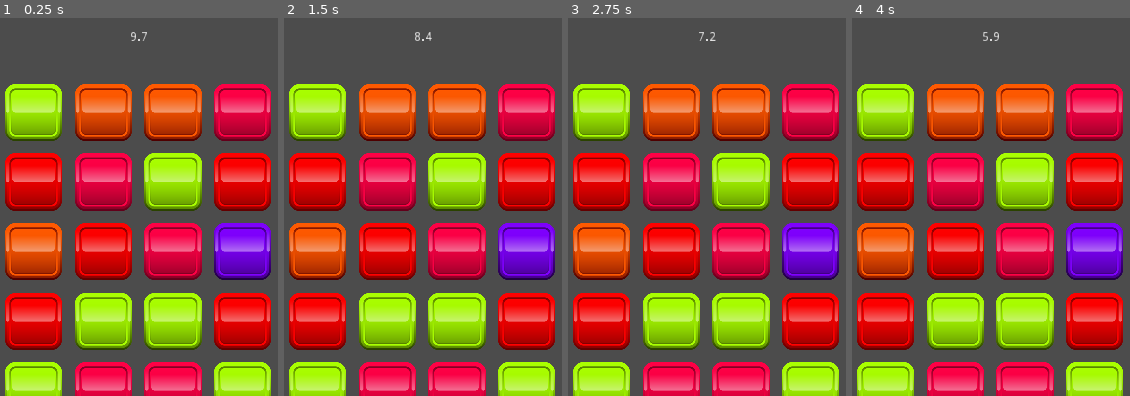
Above: before the commit, frames 1-4 (left to right).
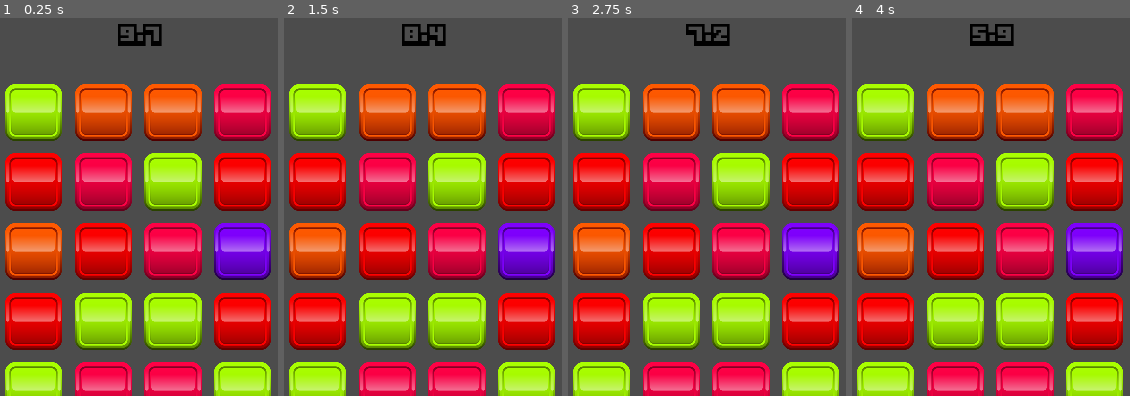
Above: after the commit, the same moments.

Repository: jacob-hart/match-three
Game: Godot game, scene res://scenes/game_window.tscn
Two runs of this game, one before a commit and one after it. Both use one fixed random seed, a clock stepped at 60 frames per second and the inputs below.
Inputs (mouse positions are % of the whole screen's width and height, from its top left):
- Up to frame 1 (0.25 s): no input
- Up to frame 2 (1.5 s): tap Enter at 0.5 s; move the mouse to (74, 45) at 0.52 s; move the mouse to (28, 56) at 1.27 s
- Up to frame 3 (2.75 s): move the mouse to (61, 27) at 2.02 s
- Up to frame 4 (4 s): move the mouse to (45, 71) at 2.77 s; tap Space at 3.5 s; move the mouse to (83, 66) at 3.52 s
The pictures show only the part of the screen within x 25-75%, y 0-50%; the shares and areas given below are measured in that part.

The runs differ from the first frame. In frame 1, 0.6% of the frame differs, in the area x 42-59%, y 1-8%; in frame 2, 0.6%; in frame 3, 0.6%; in frame 4, 0.6%.

Commit message:
Added custom font for UI

Diff:
--- a/scenes/game_window.tscn
+++ b/scenes/game_window.tscn
@@ -1,7 +1,17 @@
-[gd_scene load_steps=3 format=2]
+[gd_scene load_steps=5 format=2]
 
 [ext_resource path="res://scenes/grid.tscn" type="PackedScene" id=1]
 [ext_resource path="res://scenes/game_mode_time_attack.tscn" type="PackedScene" id=2]
+[ext_resource path="res://assets/fonts/boxy-bold.ttf" type="DynamicFontData" id=3]
+
+[sub_resource type="DynamicFont" id=1]
+
+size = 24
+use_mipmaps = false
+use_filter = false
+extra_spacing_char = -2
+font_data = ExtResource( 3 )
+_sections_unfolded = [ "Extra Spacing", "Font", "Settings" ]
 
 [node name="game_window" type="Node2D" index="0"]
 
@@ -69,19 +79,22 @@
 anchor_top = 0.0
 anchor_right = 0.0
 anchor_bottom = 0.0
-margin_top = 37.0
+margin_top = 30.0
 margin_right = 677.0
-margin_bottom = 51.0
+margin_bottom = 57.0
 rect_pivot_offset = Vector2( 0, 0 )
 rect_clip_content = false
 mouse_filter = 2
 mouse_default_cursor_shape = 0
 size_flags_horizontal = 1
 size_flags_vertical = 4
+custom_fonts/font = SubResource( 1 )
+custom_colors/font_color = Color( 0, 0, 0, 1 )
 align = 1
 percent_visible = 1.0
 lines_skipped = 0
 max_lines_visible = -1
+_sections_unfolded = [ "custom_colors", "custom_fonts" ]
 
 [connection signal="timeout" from="grid/after_swap_delay" to="grid" method="_on_after_swap_delay_timeout"]
 
--- a/scripts/GameModeTimeAttack.gd
+++ b/scripts/GameModeTimeAttack.gd
@@ -52,4 +52,4 @@
         pause_timer()
         on_game_over()
 
-    ui_time_label.text = str(get_time_rounded())
+    ui_time_label.text = "%.1f" % get_time_rounded()
Binary file added: assets/fonts/boxy-bold.ttf
